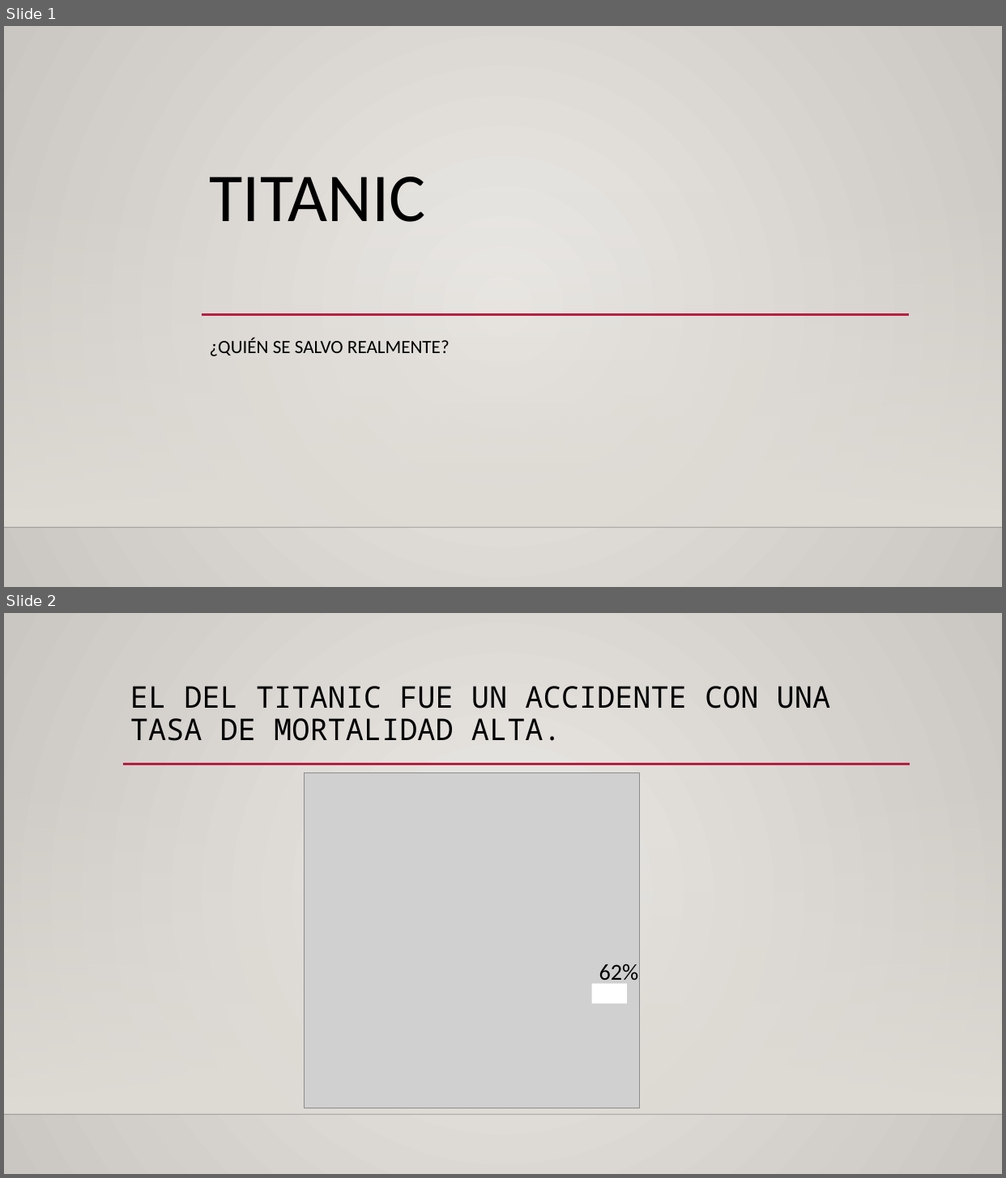
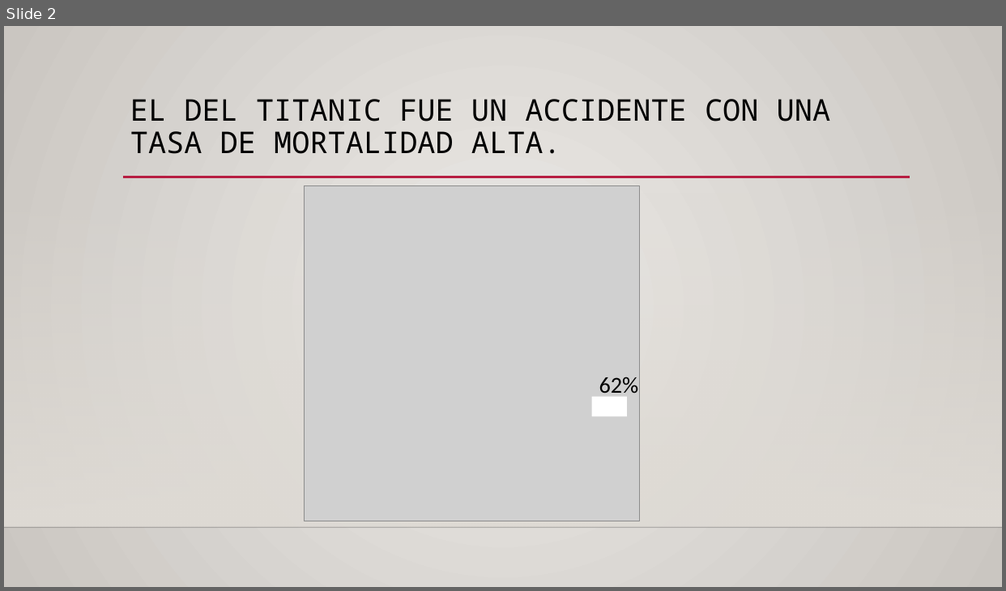
Before and after one commit to PIPM2001/DS_Online_Feb24_Exercises, a slide deck: 03_Analisis_de_Datos/Sprint_08/Unidad_02/Practica_Obligatoria/Titanic.pptx. Shown one above the other, each under a label of ours: slides 1 and 2 before the commit, slide 2 after it. The pictures are 1006x1178 and 1006x591 pixels, drawn with LibreOffice and Linux fonts; fonts in the diff are those of the drawing; grey boxes stand for pictures; background and template pictures are left out. Boxes give left, top, right and bottom in pixels: in the first picture for what was removed or moved away, otherwise in the second. Text is boxed around its words. In the diff, an @@ line names an element or a change of style, - is before the commit and + after.

```diff
--- a/03_Analisis_de_Datos/Sprint_08/Unidad_02/Practica_Obligatoria/Titanic.pptx
+++ b/03_Analisis_de_Datos/Sprint_08/Unidad_02/Practica_Obligatoria/Titanic.pptx
@@ slide 1 removed at [4, 26, 1002, 587], background gradient #ECEAE7 to #CAC7C1; not listed: 2 template elements that a slide beside it also shows @@
@@ title removed at [210, 177, 426, 222] @@
-TITANIC
@@ line removed from (202, 315) to (909, 315) @@
@@ subtitle removed at [210, 338, 450, 356] @@
-¿QUIÉN SE SALVO REALMENTE?
```
Also in this commit, not shown: 1 slide added.
